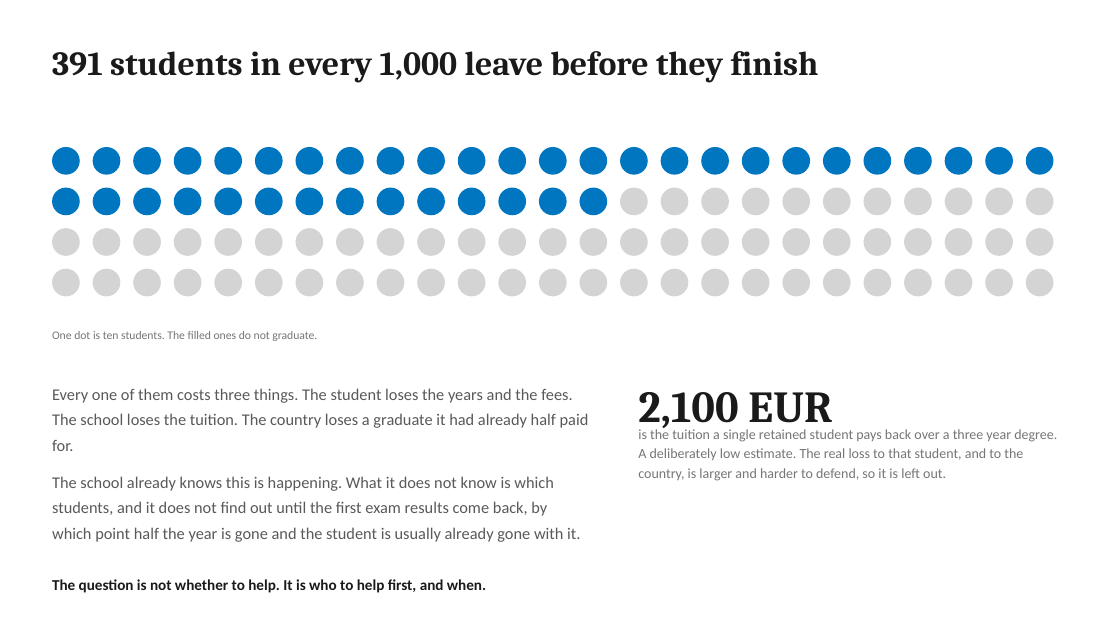
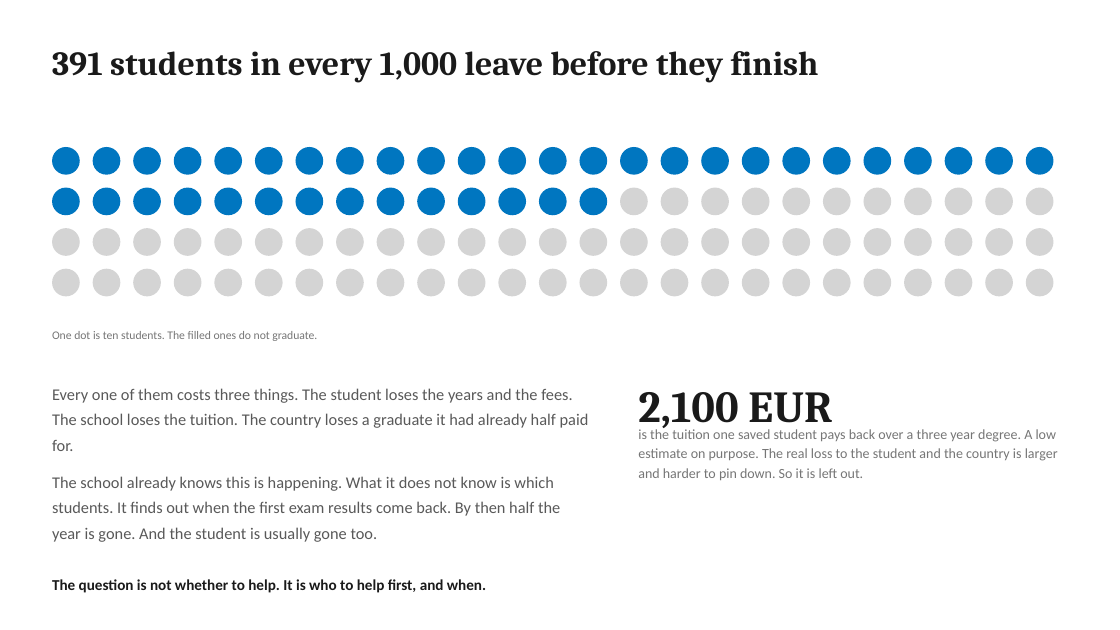
Before and after one commit to jeryldev/pgdaiml-capstone, a slide deck: slide 2 of presentations/business.pptx. Drawn at 1120x630 pixels with LibreOffice and Linux fonts; fonts in the diff are those of the drawing. Boxes give left, top, right and bottom in pixels: in the first picture for what was removed or moved away, otherwise in the second. Text is boxed around its words. In the diff, an @@ line names an element or a change of style, - is before the commit and + after.

```diff
--- a/presentations/business.pptx
+++ b/presentations/business.pptx
@@ text at [638, 427, 1058, 480]: text changed @@
-is the tuition a single retained student pays back over a three year degree. A deliberately low estimate. The real loss to that student, and to the country, is larger and harder to defend, so it is left out.
+is the tuition one saved student pays back over a three year degree. A low estimate on purpose. The real loss to the student and the country is larger and harder to pin down. So it is left out.
@@ text at [52, 476, 560, 542]: text changed @@
-The school already knows this is happening. What it does not know is which students, and it does not find out until the first exam results come back, by which point half the year is gone and the student is usually already gone with it.
+The school already knows this is happening. What it does not know is which students. It finds out when the first exam results come back. By then half the year is gone. And the student is usually gone too.
```
Also in this commit, not shown: 8 other slides changed, 11 other files.
